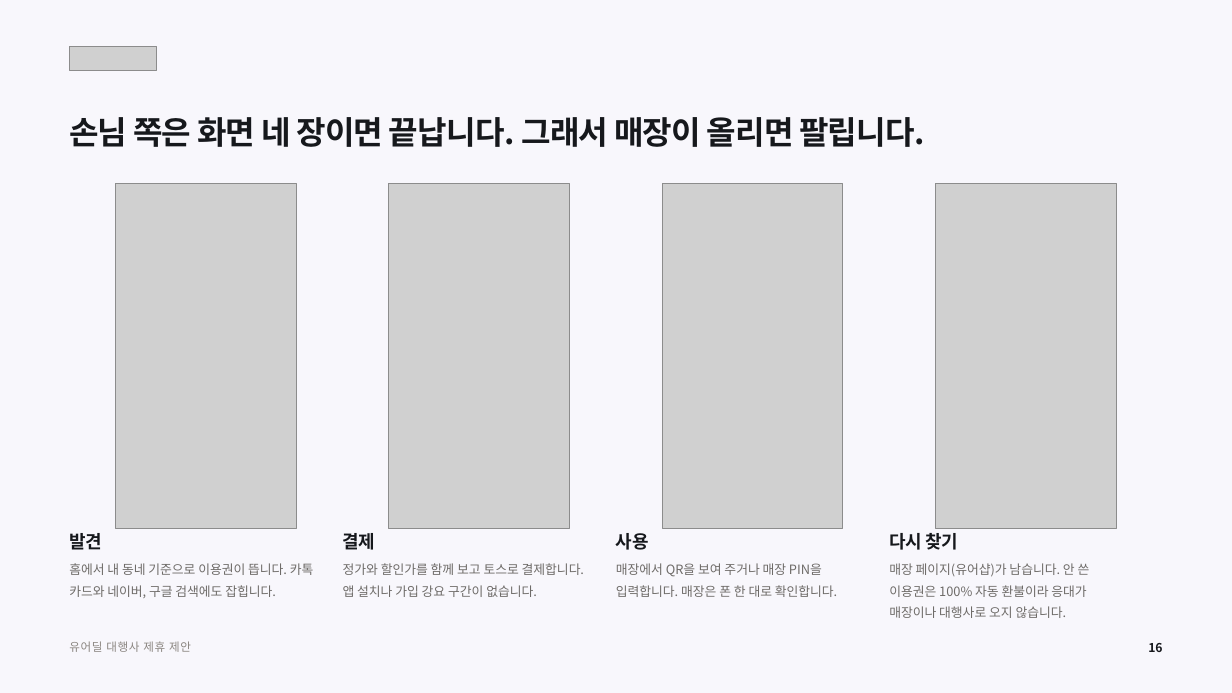
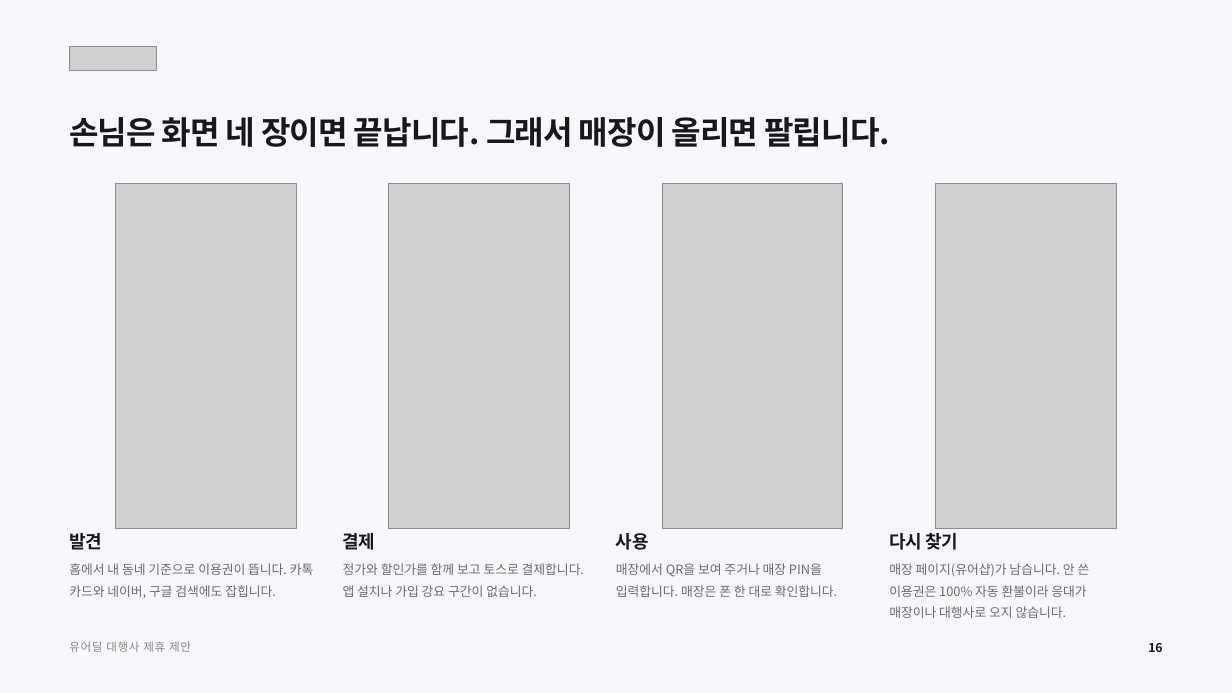
Before and after one commit to tobe2111/ur-live, a slide deck: slide 16 of docs/business/proposals/urdeal-agency-proposal.pptx. Drawn at 1232x693 pixels with LibreOffice and Linux fonts; fonts in the diff are those of the drawing; grey boxes stand for pictures. Boxes give left, top, right and bottom in pixels: in the first picture for what was removed or moved away, otherwise in the second. Text is boxed around its words. In the diff, an @@ line names an element or a change of style, - is before the commit and + after.

```diff
--- a/docs/business/proposals/urdeal-agency-proposal.pptx
+++ b/docs/business/proposals/urdeal-agency-proposal.pptx
@@ text at (69,117,890,147): text changed @@
-손님 쪽은 화면 네 장이면 끝납니다. 그래서 매장이 올리면 팔립니다.
+손님은 화면 네 장이면 끝납니다. 그래서 매장이 올리면 팔립니다.
```
Also in this commit, not shown: 15 other slides changed, 10 other files.
